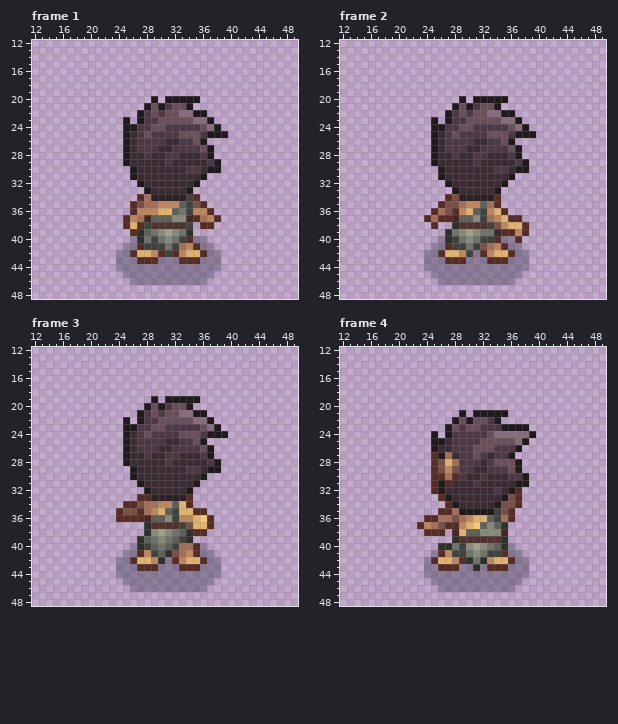
File history of a pixel-art file, Assets/Imported/Swordsmen/asperite_no_sword/Swordsman_lvl1_Attack/Swordsman_lvl1_attack_back.aseprite. This is how it looked before the edit.
64x64 pixels, 8 frames. Colours within 5 levels of each other are drawn and written as one. Shown: frame 1: x 12..49, y 12..48; frame 2: x 12..49, y 12..48; frame 3: x 12..49, y 12..48; frame 4: x 12..49, y 12..48. The commit also changed other frames, which this record leaves out.
After:
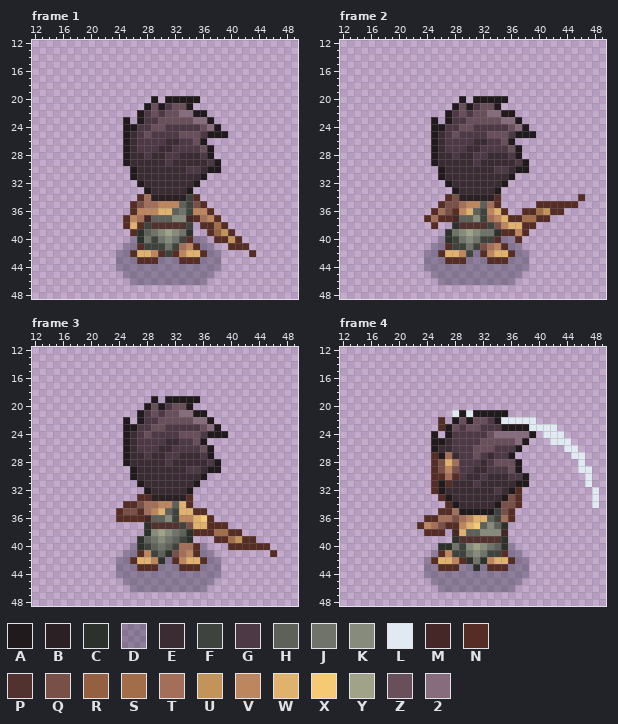
Palette (. is transparent): A #211a1c  B #2b2023  C #2d312b  D #28293f59  E #3b2c33  F #3f433d  G #4d3945  H #5e615a  J #6f736a  K #868b7c  L #e1eaf2  M #462727  N #552d24  P #51322e  Q #795048  R #936141  S #a26e49  T #a46f59  U #c29459  V #be865f  W #e1b26e  X #f6ca74  Y #a0a387  Z #684f5a  2 #876c7d
Diff:
layer "sword_back" now shown
layer "swing" now shown
Changed rows in their new state; - is an unchanged pixel.
Frame 1, layer "sword_back":
first column x 37:
38 -SN----
39 NRUN---
40 -NNUN--
41 ---NNN-
42 ------N
Frame 2, layer "sword_back":
first column x 38:
34 --------N
35 --NNNNNN-
36 NNSUNN---
37 SSNN-----
38 -N-------
Frame 3, layer "sword_back":
first column x 37:
37 -NN-------
38 NSSNN-----
39 -NNSUNN---
40 ---NNNNNN-
41 ---------N
Frame 4, layers "swing", "sword_back":
first column x 26:
21 --L-L------------------
22 N--------LLLLL---------
23 N------------LLLL------
24 ---------------LLL-----
25 ----------------LLL----
26 ------------------LL---
27 -------------------LL--
28 --------------------L--
29 --------------------LL-
30 ---------------------L-
31 ---------------------L-
32 ----------------------L
33 ----------------------L
34 ----------------------L
